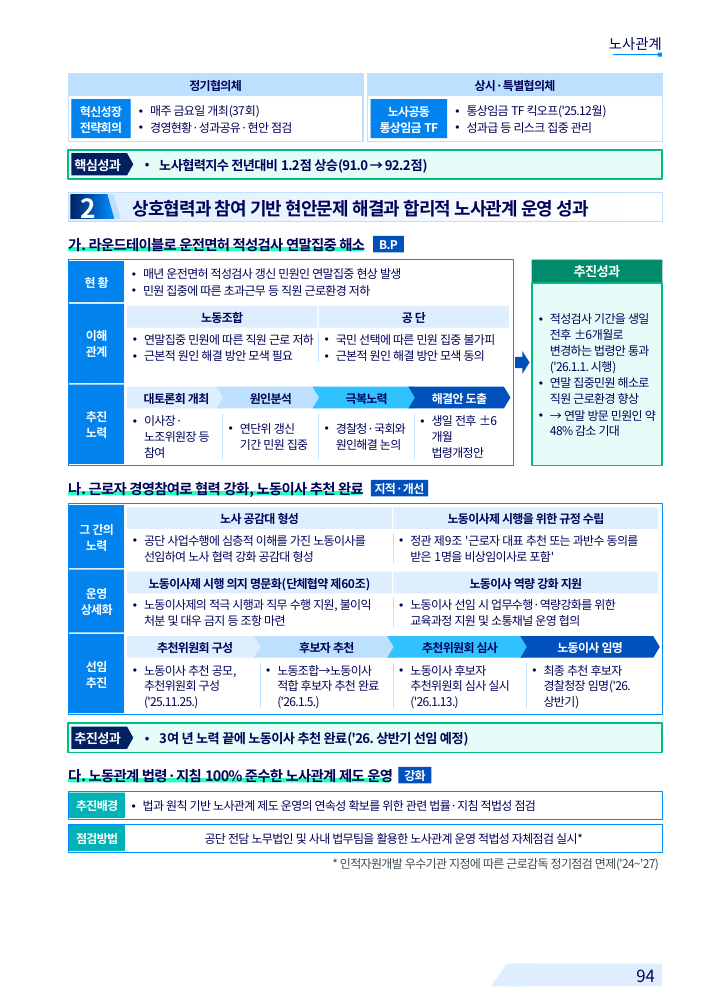
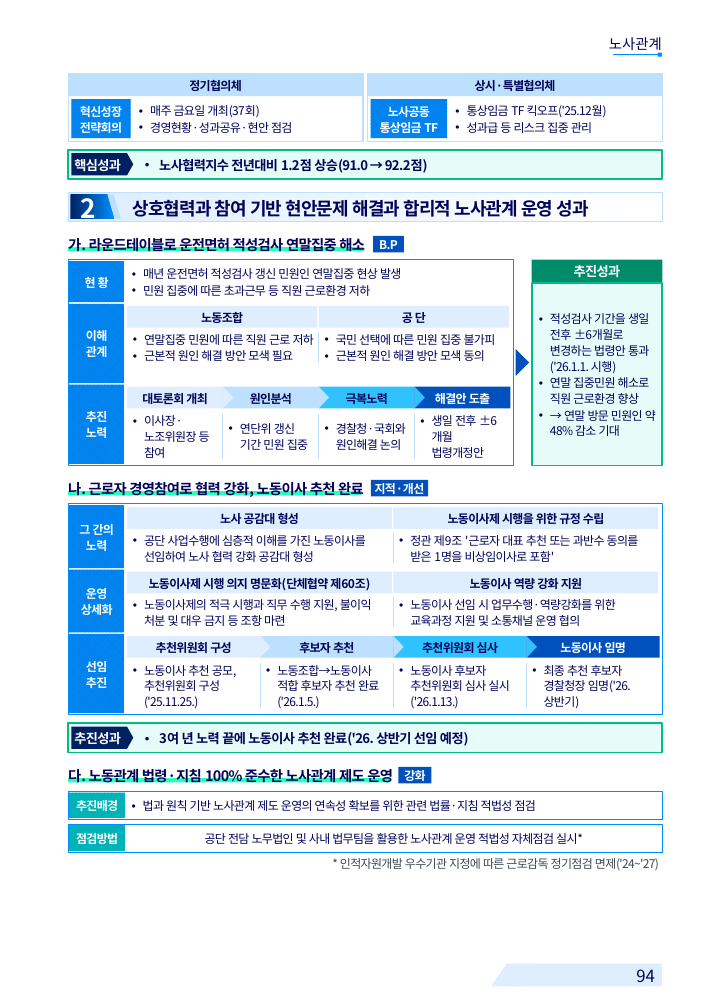
Before and after one commit to khjlsi-creator/claude, a slide deck: slide 2 of korad-경영평가-ppt/KORAD_경영평가_블록_예시.pptx. Drawn at 713x1008 pixels with LibreOffice and Linux fonts; fonts in the diff are those of the drawing; background and template pictures are left out. Boxes give left, top, right and bottom in pixels: in the first picture for what was removed or moved away, otherwise in the second. Text is boxed around its words. In the diff, an @@ line names an element or a change of style, - is before the commit and + after.

```diff
--- a/korad-경영평가-ppt/KORAD_경영평가_블록_예시.pptx
+++ b/korad-경영평가-ppt/KORAD_경영평가_블록_예시.pptx
@@ right arrow removed at (x1=515, y1=351, x2=529, y2=373) @@
@@ freeform shape added at (x1=516, y1=349, x2=529, y2=376), fill #0051BC @@
@@ rectangle "대토론회 개최" at (x1=127, y1=387, x2=222, y2=409): pentagon arrow to rectangle @@
@@ rectangle "대토론회 개최" resized from (x1=127, y1=387, x2=228, y2=409) to (x1=127, y1=387, x2=222, y2=409) @@
@@ rectangle "원인분석" resized from (x1=216, y1=387, x2=325, y2=409) to (x1=223, y1=387, x2=319, y2=409) @@
@@ freeform shape added at (x1=223, y1=387, x2=234, y2=409), fill #DEEEFF @@
@@ chevron to rectangle in 6 elements at (x1=527, y1=636, x2=660, y2=658), (x1=415, y1=387, x2=510, y2=409), (x1=260, y1=636, x2=393, y2=658), (x1=393, y1=636, x2=526, y2=658), (x1=223, y1=387, x2=319, y2=409), (x1=319, y1=387, x2=415, y2=409) @@
@@ rectangle "극복노력" resized from (x1=312, y1=387, x2=421, y2=409) to (x1=319, y1=387, x2=415, y2=409) @@
@@ freeform shape added at (x1=319, y1=387, x2=329, y2=409), fill #BDE0FF @@
@@ rectangle "해결안 도출" resized from (x1=409, y1=387, x2=510, y2=409) to (x1=415, y1=387, x2=510, y2=409) @@
@@ freeform shape added at (x1=415, y1=387, x2=425, y2=409), fill #30C2FF @@
@@ rectangle "추천위원회 구성" resized from (x1=127, y1=636, x2=266, y2=658) to (x1=127, y1=636, x2=260, y2=658) @@
@@ rectangle "추천위원회 구성" at (x1=127, y1=636, x2=260, y2=658): pentagon arrow to rectangle @@
@@ rectangle "후보자 추천" resized from (x1=254, y1=636, x2=400, y2=658) to (x1=260, y1=636, x2=393, y2=658) @@
@@ freeform shape added at (x1=260, y1=636, x2=271, y2=658), fill #DEEEFF @@
@@ rectangle "추천위원회 심사" resized from (x1=387, y1=636, x2=533, y2=658) to (x1=393, y1=636, x2=526, y2=658) @@
@@ freeform shape added at (x1=393, y1=636, x2=403, y2=658), fill #BDE0FF @@
@@ rectangle "노동이사 임명" resized from (x1=520, y1=636, x2=660, y2=658) to (x1=527, y1=636, x2=660, y2=658) @@
@@ freeform shape added at (x1=527, y1=636, x2=537, y2=658), fill #30C2FF @@
```
Also in this commit, not shown: 3 other slides changed, 9 other files.
